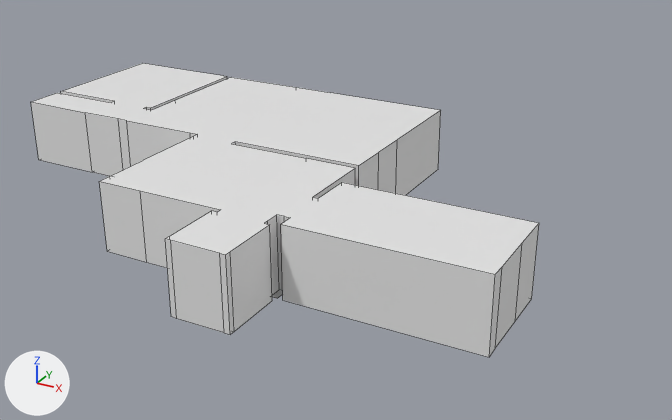
One commit to the Blender file Assets/Axtras/Models/Room.blend: the scene before it, then after it.
Before and after are seen from a 50 mm camera at (18.4, -30.9, 13.7) aimed at (3.8, -4.5, 0.4). The axes (+X, +Y, +Z) are drawn at lower left. The lights are the same throughout. Mesh edges are drawn as thin lines.

In view in the first picture: 'Room'.
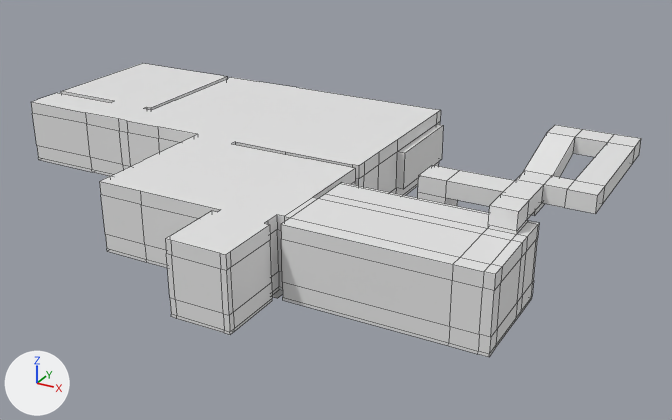
What differs and where, as boxes [x1, y1, x2, y2] in the pictures (672 x 420 px):
'Room', reshaped (20% wider): before [31, 63, 539, 357]; after [31, 63, 641, 357]
part 1 of me_plane, built on: before [32, 76, 539, 274]; after [31, 76, 641, 357]

The edits, one by one:
me_plane is used by ob_room; location (0.0, 0.0, 0.0).
me_plane had 134 vertices, 104 faces and spanned x -10.0..11.7, y -12.6..2.0, z 0.0..2.5.
me_plane now has 505 vertices, 478 faces and spans x -10.0..13.0, y -12.6..2.3, z 0.0..3.2.
me_plane part 1: 6 vertices moved from x -2.0, y -5.0..2.0, z 0.0..2.5 to x -3.5, y -5.0..2.0, z 0.0..2.5; 371 vertices added at x -10.0..13.0, y -12.6..2.3, z 0.0..3.2.
